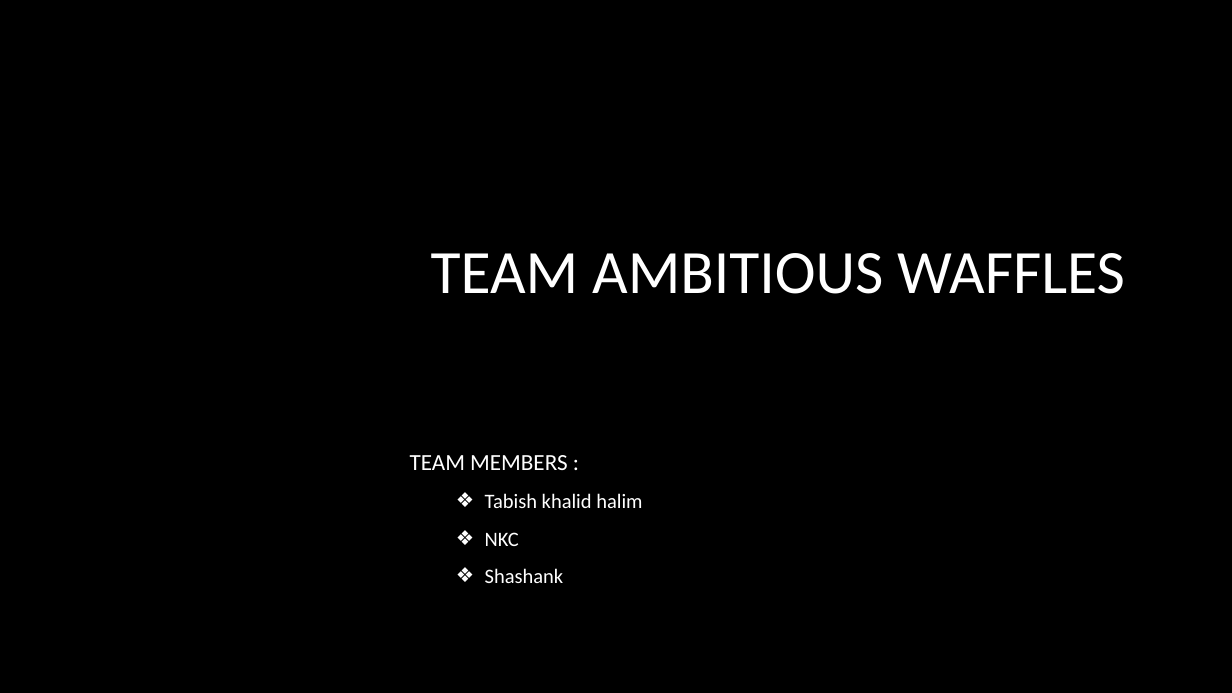
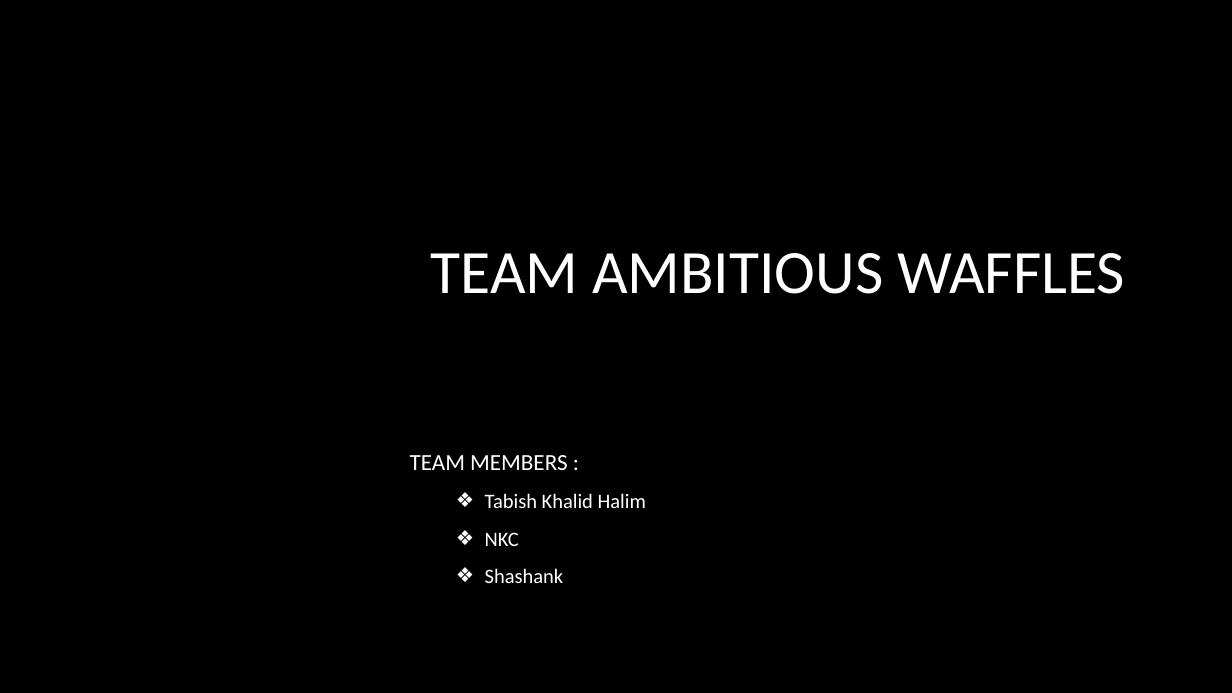
Before and after one commit to niteeshchaudhary/TruPen, a slide deck: slide 1 of Project Presentation.pptx. Drawn at 1232x693 pixels with LibreOffice and Linux fonts; fonts in the diff are those of the drawing; background and template pictures are left out. Boxes give left, top, right and bottom in pixels: in the first picture for what was removed or moved away, otherwise in the second. Text is boxed around its words. In the diff, an @@ line names an element or a change of style, - is before the commit and + after.

Commit message:
PPT added

```diff
--- a/Project Presentation.pptx
+++ b/Project Presentation.pptx
@@ subtitle at [485, 493, 646, 508]: text changed @@
-  ❖ Tabish khalid halim
+  ❖ Tabish Khalid Halim
```
Also in this commit, not shown: 10 slides added, 1 slide removed.
